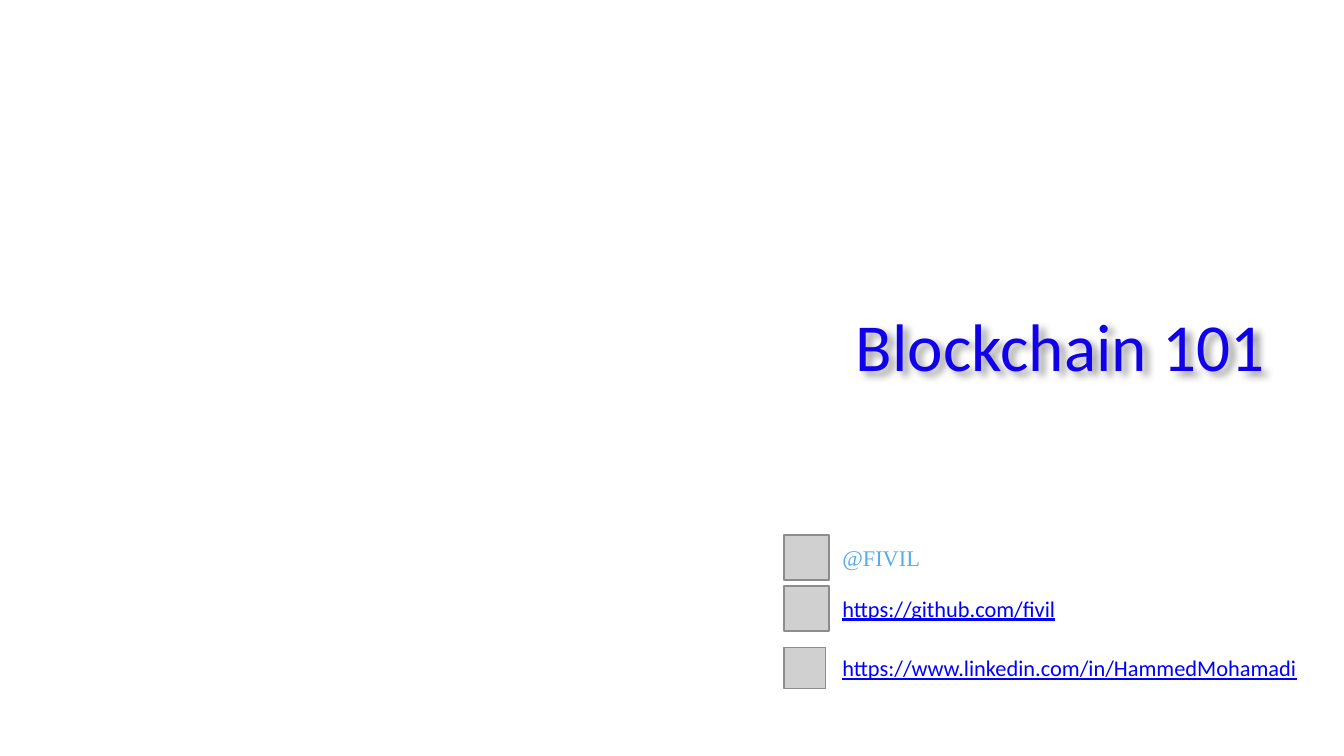
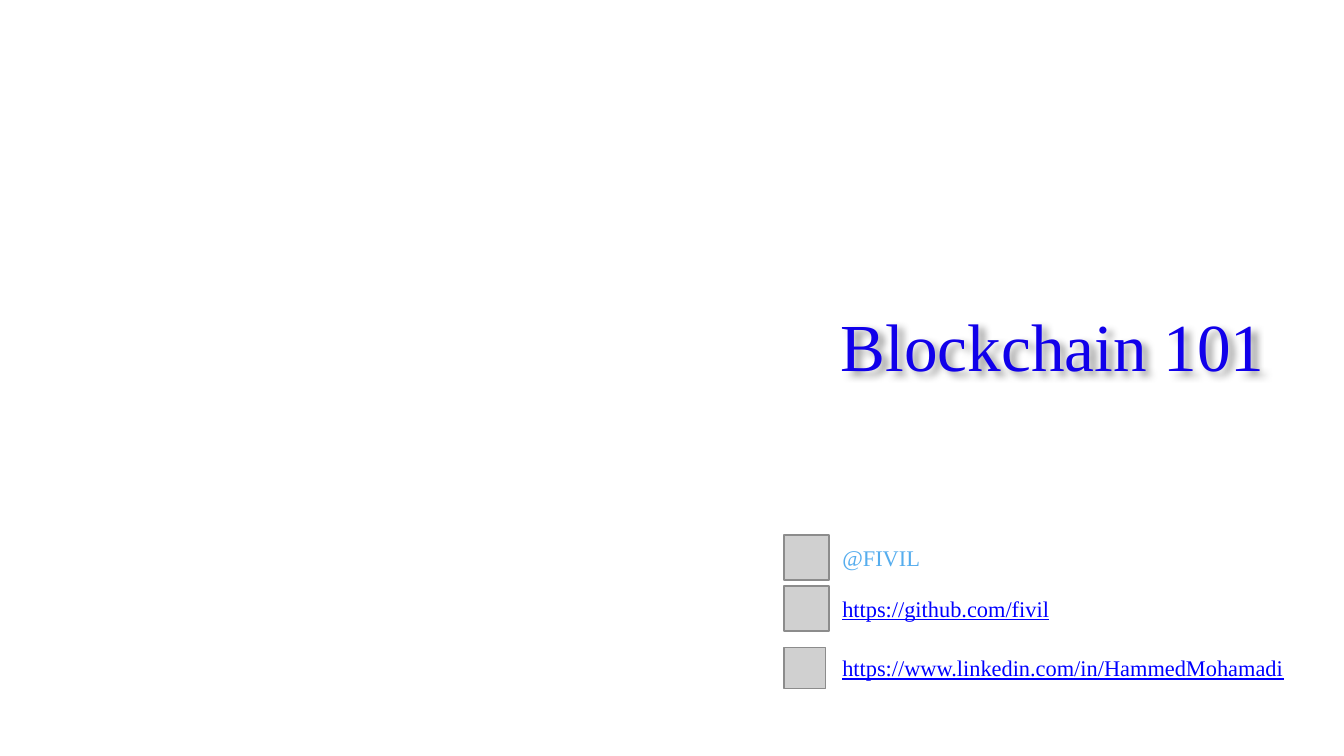
Before and after one commit to FIVIL/KtuPresentation, a slide deck: slide 1 of Blockchain 101.pptx. Drawn at 1344x756 pixels with LibreOffice and Linux fonts; fonts in the diff are those of the drawing; grey boxes stand for pictures; background and template pictures are left out. Boxes give left, top, right and bottom in pixels: in the first picture for what was removed or moved away, otherwise in the second. Text is boxed around its words. In the diff, an @@ line names an element or a change of style, - is before the commit and + after.

```diff
--- a/Blockchain 101.pptx
+++ b/Blockchain 101.pptx
@@ font Calibri to Times New Roman in 3 elements at (x1=841, y1=324, x2=1264, y2=374), (x1=842, y1=601, x2=1049, y2=622), (x1=842, y1=660, x2=1283, y2=681) @@
```
Also in this commit, not shown: 1 slide added.
